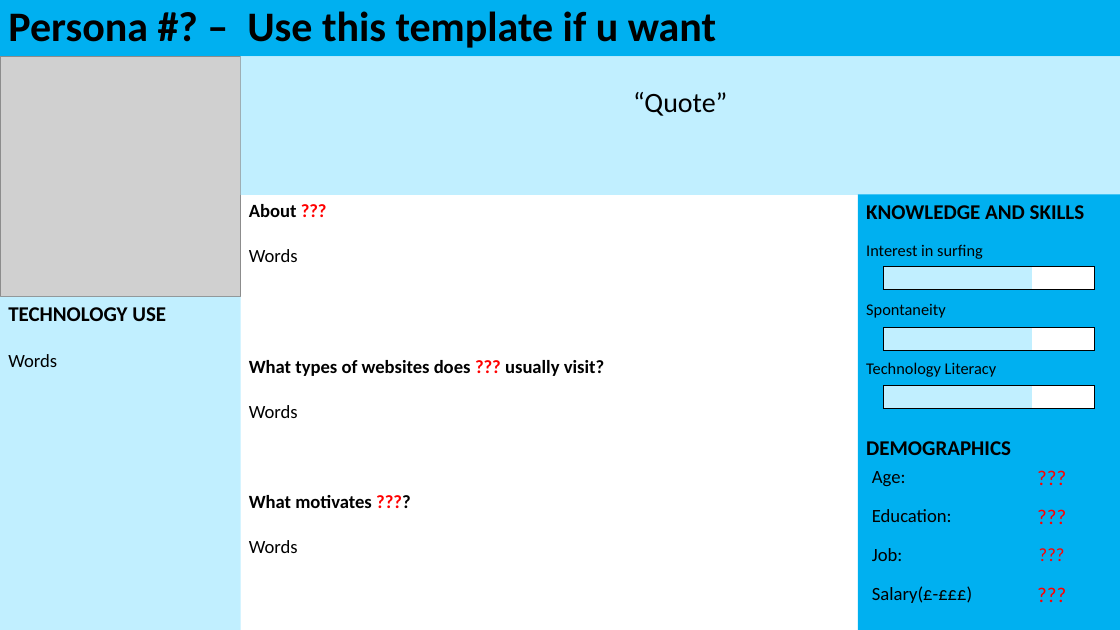
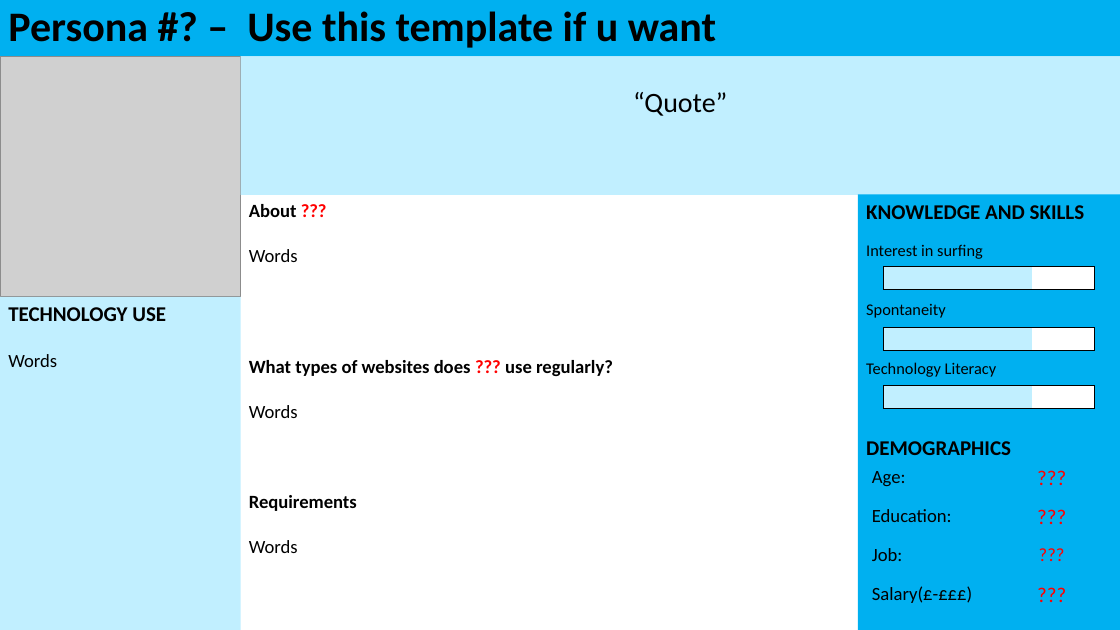
Before and after one commit to benkelly2/KV6002, a slide deck: slide 7 of KV6002_21 TOR Presentation.pptx. Drawn at 1120x630 pixels with LibreOffice and Linux fonts; fonts in the diff are those of the drawing; grey boxes stand for pictures. Boxes give left, top, right and bottom in pixels: in the first picture for what was removed or moved away, otherwise in the second. Text is boxed around its words. In the diff, an @@ line names an element or a change of style, - is before the commit and + after.

```diff
--- a/KV6002_21 TOR Presentation.pptx
+++ b/KV6002_21 TOR Presentation.pptx
@@ text at (249,360,613,376): text changed @@
-What types of websites does ??? usually visit?
+What types of websites does ??? use regularly?
@@ text at (249,495,357,511): text changed @@
-What motivates ????
+Requirements
```
Also in this commit, not shown: 2 other slides changed.
